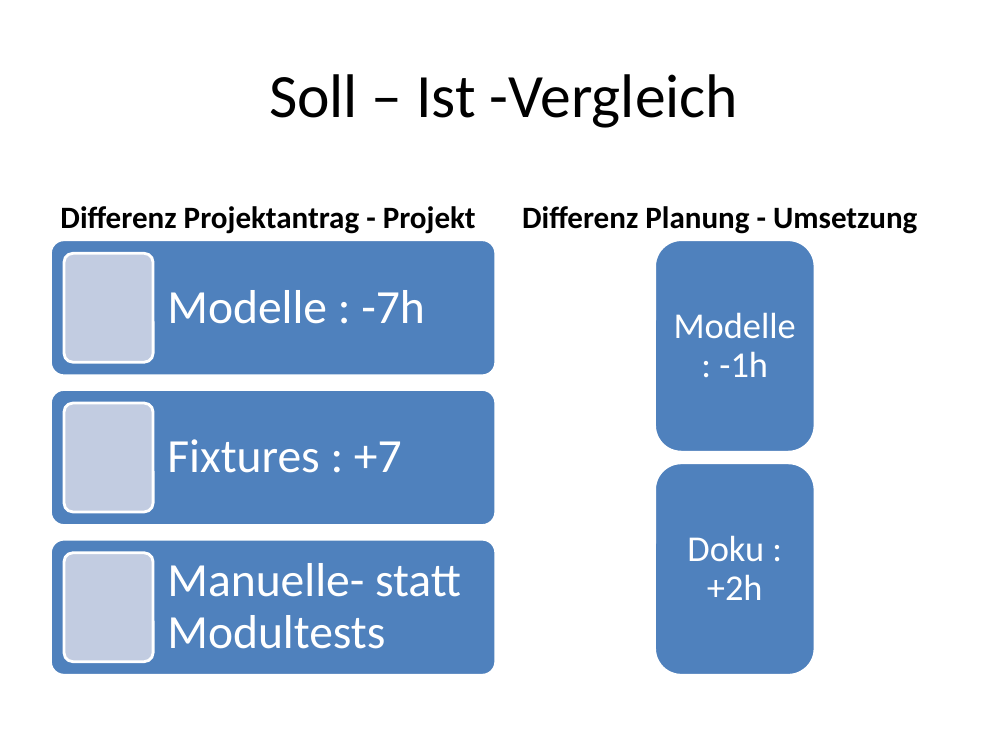
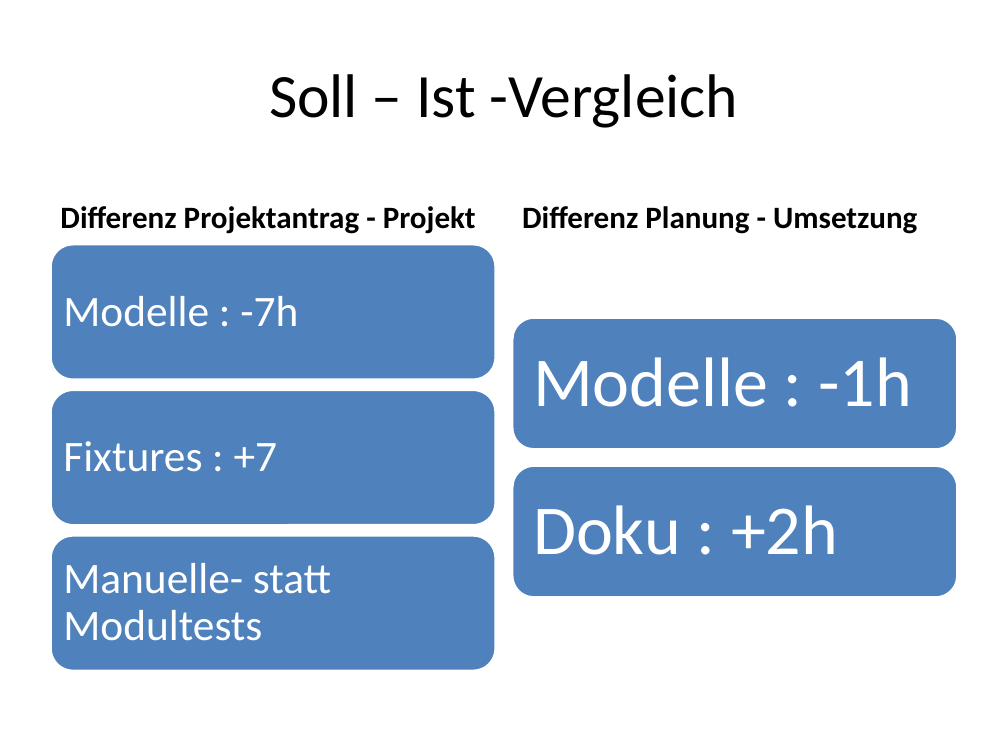
Before and after one commit to janhelmle/weiterbildung_fachinformatiker_ihk_projektantrag, a slide deck: slide 14 of praesentation/Projektpräsentation.pptx. Drawn at 1008x756 pixels with LibreOffice and Linux fonts; fonts in the diff are those of the drawing. Boxes give left, top, right and bottom in pixels: in the first picture for what was removed or moved away, otherwise in the second. Text is boxed around its words. In the diff, an @@ line names an element or a change of style, - is before the commit and + after.

```diff
--- a/praesentation/Projektpräsentation.pptx
+++ b/praesentation/Projektpräsentation.pptx
@@ text "Modelle : -7h": place and size @@
-text "Modelle : -7h" at [167, 290, 425, 324]
+text "Modelle : -7h" at [63, 296, 298, 327]
@@ proportions changed in 3 elements at [50, 390, 496, 526], [50, 535, 496, 671], [50, 244, 496, 380] @@
@@ rounded rectangle: place and size @@
-rounded rectangle at [50, 240, 496, 376]
+rounded rectangle at [50, 244, 496, 380]
@@ rounded rectangle removed at [65, 253, 153, 362] @@
@@ text "Modelle : -1h": place and size @@
-text "Modelle : -1h" at [674, 312, 796, 377]
+text "Modelle : -1h" at [533, 357, 912, 407]
@@ text "Modelle : -1h" at [533, 357, 912, 407]: size 26 to 50 pt; alignment centre to left; more space between paragraphs @@
@@ rounded rectangle: place and size @@
-rounded rectangle at [654, 240, 814, 453]
+rounded rectangle at [512, 318, 958, 450]
@@ text "Fixtures : +7": place and size @@
-text "Fixtures : +7" at [167, 439, 402, 473]
+text "Fixtures : +7" at [63, 441, 278, 472]
@@ rounded rectangle removed at [65, 403, 153, 512] @@
@@ text "Doku : +2h" at [533, 505, 838, 555]: size 26 to 50 pt; alignment centre to left; more space between paragraphs @@
@@ text "Doku : +2h": place and size @@
-text "Doku : +2h" at [687, 535, 764, 600]
+text "Doku : +2h" at [533, 505, 838, 555]
@@ rounded rectangle: place and size @@
-rounded rectangle at [654, 463, 814, 675]
+rounded rectangle at [512, 466, 958, 598]
@@ size 34 to 31 pt; less space between paragraphs in 3 elements at [63, 441, 278, 472], [63, 296, 298, 327], [63, 563, 331, 641] @@
@@ text "Manuelle- statt Modultests": place and size @@
-text "Manuelle- statt Modultests" at [167, 563, 461, 649]
+text "Manuelle- statt Modultests" at [63, 563, 331, 641]
@@ rounded rectangle: place and size @@
-rounded rectangle at [50, 539, 496, 675]
+rounded rectangle at [50, 535, 496, 671]
@@ rounded rectangle removed at [65, 552, 153, 661] @@
```
Also in this commit, not shown: 4 other slides changed, 1 other file.
